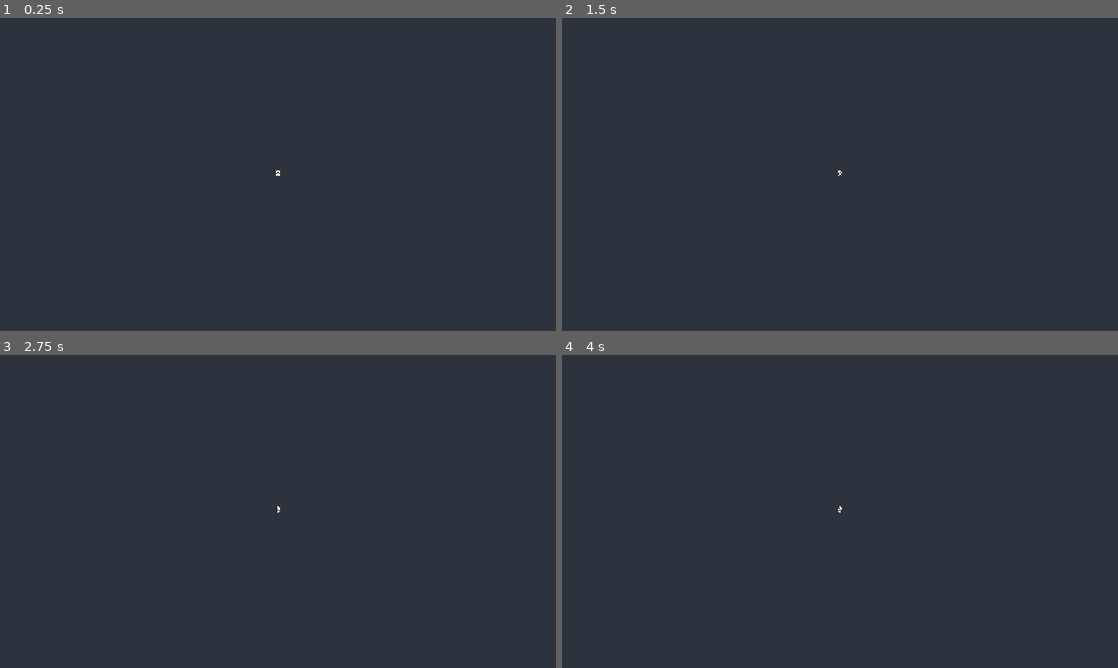
Above: before the commit, frames 1-4 (two rows, left to right).
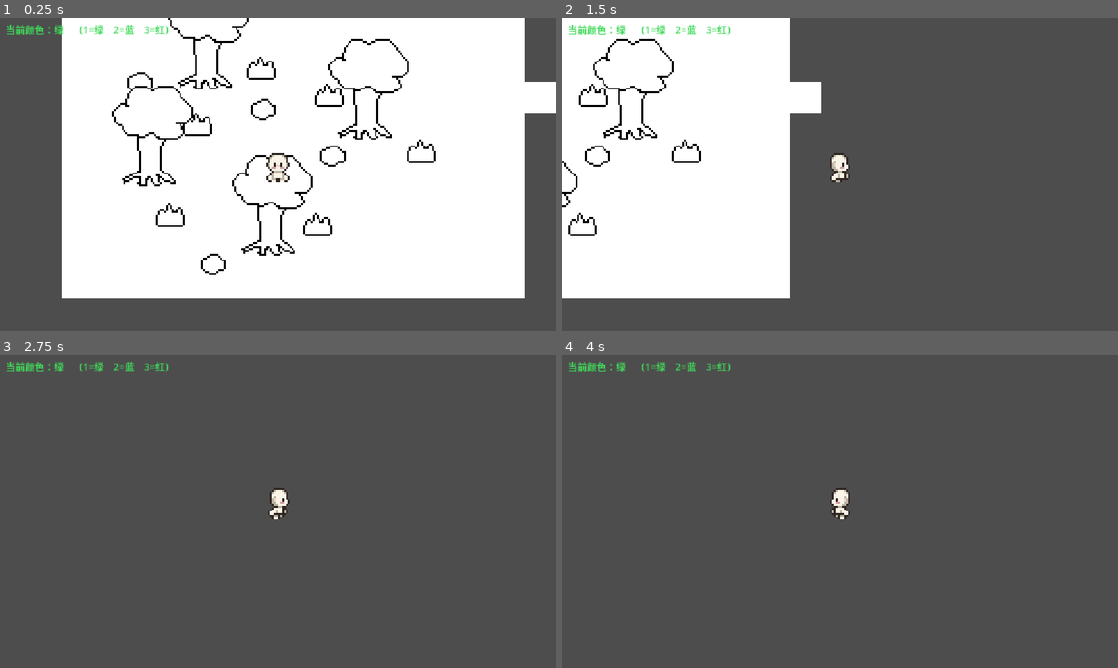
Above: after the commit, the same moments.

Repository: lanfeng455/Color1
Game: Godot game, scene res://main.tscn
Two runs of this game, one before a commit and one after it. Both use one fixed random seed, a clock stepped at 60 frames per second and the inputs below. Before the commit the project starts from res://scenes/main.tscn.
Inputs (mouse positions are in pixels of both pictures, inside the frame that each line leads up to):
- Up to frame 1 (0.25 s): no input
- Up to frame 2 (1.5 s): tap Enter at 0.5 s; move the mouse to (962, 158) at 0.52 s; hold D (move_right) 0.53-1.25 s; hold Shift (run) 0.53-1.25 s; click (962, 158) at 0.67 s; tap Space (jump) at 0.77, 1.07 s; tap 4 at 0.8 s; drag from (728, 190) to (812, 237) at 1.27 s
- Up to frame 3 (2.75 s): tap Space (jump) at 2 s; move the mouse to (333, 442) at 2.02 s; hold D (move_right) from 2.03 s (still down); hold Shift (run) from 2.03 s (still down); tap 5 at 2.1 s
- Up to frame 4 (4 s): release D (move_right) at 2.75 s; release Shift (run) at 2.75 s; drag from (812, 574) to (673, 464) at 2.77 s; move the mouse to (1006, 558) at 3.52 s; hold A (move_left) from 3.53 s (still down); tap R (rotate) at 3.6 s; tap Space (jump) at 3.77 s; tap 5 at 3.8 s

The runs differ from the first frame. In frame 1, 100% of the frame differs, in the area x 0-100%, y 0-100%; in frame 2, 100%; in frame 3, 100%; in frame 4, 100%.

Commit message:
搭建系统基础框架（Autoload + 颜色/谜题/存档接口）
- 新增 EventBus / GameState / ColorManager / SaveManager / SceneManager / AudioManager 6 个 Autoload
- 新增 Colorable 基类、Puzzle 基类、物理层常量
- SaveManager 实现 JSON 存档，GameState 支持 to_dict/from_dict
- 新增 docs/api.md 接口文档

Diff:
--- a/project.godot
+++ b/project.godot
@@ -11,13 +11,19 @@
 [application]
 
 config/name="Color"
-run/main_scene="res://scenes/main.tscn"
+run/main_scene="res://main.tscn"
 config/features=PackedStringArray("4.7", "Forward Plus")
 config/icon="res://icon.svg"
 
 [autoload]
 
 _mcp_game_helper="*res://addons/godot_ai/runtime/game_helper.gd"
+EventBus="*res://scripts/core/event_bus.gd"
+GameState="*res://scripts/core/game_state.gd"
+ColorManager="*res://scripts/color/color_manager.gd"
+SaveManager="*res://scripts/core/save_manager.gd"
+SceneManager="*res://scripts/world/scene_manager.gd"
+AudioManager="*res://scripts/core/audio_manager.gd"
 
 [display]
 
--- a/scenes/main.tscn
+++ /dev/null
@@ -1,12 +0,0 @@
-[gd_scene format=3 uid="uid://4apy030jeyiy"]
-
-[ext_resource type="PackedScene" path="res://scenes/player.tscn" id="1_player"]
-[ext_resource type="PackedScene" path="res://scenes/world.tscn" id="2_world"]
-
-[node name="Main" type="Node2D" unique_id=952627563]
-
-[node name="World" parent="." unique_id=1165534503 instance=ExtResource("2_world")]
-
-[node name="Player" parent="." unique_id=273397812 instance=ExtResource("1_player")]
-
-[node name="Camera" type="Camera2D" parent="Player" unique_id=2124776809]
--- a/scenes/world.tscn
+++ /dev/null
@@ -1,7 +0,0 @@
-[gd_scene load_steps=1 format=3]
-
-[node name="World" type="Node2D"]
-
-[node name="Ground" type="Polygon2D" parent="."]
-polygon = PackedVector2Array(-2000, -2000, 2000, -2000, 2000, 2000, -2000, 2000)
-color = Color(0.18, 0.2, 0.24, 1)
--- /dev/null
+++ b/scripts/color/color_manager.gd
@@ -0,0 +1,64 @@
+extends Node
+## 颜色系统：调色板 + 颜色语义表 + 当前选中色。
+
+const RED := Color(0.85, 0.28, 0.28)
+const BLUE := Color(0.30, 0.55, 1.00)
+const GREEN := Color(0.25, 0.85, 0.35)
+const BLACK := Color(0.10, 0.10, 0.13)
+const WHITE := Color(1.00, 1.00, 1.00)
+
+## 颜色 -> 语义（策划的核心规则表）
+const SEMANTICS := {
+	"red": "strength",
+	"blue": "stability",
+	"green": "grow",
+	"black": "hide",
+	"white": "reset",
+}
+
+## 调色板（顺序对应选色键 1~5）
+const PALETTE := [
+	{"name": "red", "color": RED},
+	{"name": "blue", "color": BLUE},
+	{"name": "green", "color": GREEN},
+	{"name": "black", "color": BLACK},
+	{"name": "white", "color": WHITE},
+]
+
+var current_color: Color = RED
+var current_color_name: String = "red"
+
+signal color_selected(color: Color, color_name: String)
+
+
+func select_color(color: Color, color_name: String) -> void:
+	current_color = color
+	current_color_name = color_name
+	color_selected.emit(color, color_name)
+	EventBus.emit("color_selected", {"color": color, "color_name": color_name})
+
+
+func select_color_by_index(index: int) -> void:
+	if index < 0 or index >= PALETTE.size():
+		return
+	var entry: Dictionary = PALETTE[index]
+	select_color(entry["color"], entry["name"])
+
+
+func get_semantic(color_name: String) -> String:
+	return str(SEMANTICS.get(color_name, ""))
+
+
+func _unhandled_input(event: InputEvent) -> void:
+	if event is InputEventKey and event.pressed and not event.echo:
+		match event.keycode:
+			KEY_1:
+				select_color_by_index(0)
+			KEY_2:
+				select_color_by_index(1)
+			KEY_3:
+				select_color_by_index(2)
+			KEY_4:
+				select_color_by_index(3)
+			KEY_5:
+				select_color_by_index(4)
--- /dev/null
+++ b/scripts/color/colorable.gd
@@ -0,0 +1,32 @@
+class_name Colorable
+extends Node2D
+## 可上色实体基类。可以继承，也可以作为子节点组件使用。
+
+signal color_applied(color: Color)
+
+@export var supported_colors: Array[String] = ["red", "blue", "green", "black", "white"]
+
+var current_color: Color = Color.WHITE
+
+
+func apply_color(color: Color, color_name: String = "") -> bool:
+	if color_name != "" and color_name not in supported_colors:
+		return false
+	current_color = color
+	_on_color_applied(color, color_name)
+	color_applied.emit(color)
+	EventBus.emit("color_applied", {"target": self, "color": color, "color_name": color_name})
+	return true
+
+
+func reset_color() -> void:
+	current_color = Color.WHITE
+	_on_reset()
+
+
+func _on_color_applied(_color: Color, _color_name: String = "") -> void:
+	pass
+
+
+func _on_reset() -> void:
+	pass
--- /dev/null
+++ b/scripts/core/audio_manager.gd
@@ -0,0 +1,10 @@
+extends Node
+## 音频管理：BGM 与音效。先占位。
+
+
+func play_bgm(stream) -> void:
+	pass
+
+
+func play_sfx(stream) -> void:
+	pass
--- /dev/null
+++ b/scripts/core/collision_layers.gd
@@ -0,0 +1,7 @@
+class_name CollisionLayers
+## 物理层常量：全项目统一引用，不要写死数字。
+
+const PLAYER := 1
+const WORLD := 2
+const PUSHABLE := 4
+const TRIGGER := 8
--- /dev/null
+++ b/scripts/core/event_bus.gd
@@ -0,0 +1,34 @@
+extends Node
+## 事件总线：模块间通信的唯一桥梁。
+## 用法：
+##   EventBus.subscribe("color_applied", _on_color_applied)
+##   EventBus.emit("color_applied", {"color": Color.RED})
+## 约定：回调函数接收 1 个参数（payload，可为 null）。
+
+var _subscribers: Dictionary = {}
+
+
+func subscribe(event_name: String, callback: Callable) -> void:
+	if not _subscribers.has(event_name):
+		_subscribers[event_name] = []
+	var list: Array = _subscribers[event_name]
+	if callback not in list:
+		list.append(callback)
+
+
+func unsubscribe(event_name: String, callback: Callable) -> void:
+	if _subscribers.has(event_name):
+		var list: Array = _subscribers[event_name]
+		list.erase(callback)
+
+
+func emit(event_name: String, payload = null) -> void:
+	if not _subscribers.has(event_name):
+		return
+	var list: Array = _subscribers[event_name]
+	for cb in list.duplicate():
+		var callable: Callable = cb
+		if callable.get_argument_count() == 0:
+			callable.call()
+		else:
+			callable.call(payload)
--- /dev/null
+++ b/scripts/core/game_state.gd
@@ -0,0 +1,44 @@
+extends Node
+## 运行时全局状态：当前关卡、进度、已解锁能力。
+
+signal state_changed(key: String, value)
+
+var current_room_id: String = ""
+var unlocked_colors: Array[String] = ["red"]
+var week_count: int = 1
+var flags: Dictionary = {}
+
+
+func set_flag(key: String, value) -> void:
+	flags[key] = value
+	state_changed.emit(key, value)
+	EventBus.emit("game_state_changed", {"key": key, "value": value})
+
+
+func get_flag(key: String, default = null):
+	return flags.get(key, default)
+
+
+## 把运行时状态打包成可存档的字典。
+func to_dict() -> Dictionary:
+	return {
+		"current_room_id": current_room_id,
+		"unlocked_colors": unlocked_colors,
+		"week_count": week_count,
+		"flags": flags,
+	}
+
+
+## 从存档字典还原运行时状态。
+func from_dict(data: Dictionary) -> void:
+	current_room_id = str(data.get("current_room_id", ""))
+	week_count = int(data.get("week_count", 1))
+	flags = data.get("flags", {}) as Dictionary
+
+	unlocked_colors.clear()
+	var loaded_colors = data.get("unlocked_colors", ["red"])
+	if loaded_colors is Array:
+		for c in loaded_colors:
+			unlocked_colors.append(str(c))
+	if unlocked_colors.is_empty():
+		unlocked_colors.append("red")
--- /dev/null
+++ b/scripts/core/save_manager.gd
@@ -0,0 +1,25 @@
+extends Node
+## 存档：所有本地读写的唯一入口。只存纯数据（字典），不存节点/场景。
+
+const SAVE_PATH := "user://save.json"
+
+
+func save(data: Dictionary) -> bool:
+	var f := FileAccess.open(SAVE_PATH, FileAccess.WRITE)
+	if f == null:
+		return false
+	f.store_string(JSON.stringify(data, "\t"))
+	f.close()
+	return true
+
+
+func load() -> Dictionary:
+	if not FileAccess.file_exists(SAVE_PATH):
+		return {}
+	var f := FileAccess.open(SAVE_PATH, FileAccess.READ)
+	if f == null:
+		return {}
+	var text := f.get_as_text()
+	f.close()
+	var data = JSON.parse_string(text)
+	return data if data is Dictionary else {}
--- /dev/null
+++ b/scripts/puzzle/puzzle.gd
@@ -0,0 +1,33 @@
+class_name Puzzle
+extends Node
+## 谜题基类：关卡程序继承它写具体谜题。
+
+enum State { INACTIVE, ACTIVE, SOLVED }
+
+signal solved(puzzle_id: String)
+
+@export var puzzle_id: String = "puzzle"
+
+var state: int = State.INACTIVE
+
+
+func activate() -> void:
+	if state == State.INACTIVE:
+		state = State.ACTIVE
+		_on_activate()
+
+
+func mark_solved() -> void:
+	if state == State.SOLVED:
+		return
+	state = State.SOLVED
+	solved.emit(puzzle_id)
+	EventBus.emit("puzzle_solved", {"puzzle_id": puzzle_id})
+
+
+func is_solved() -> bool:
+	return state == State.SOLVED
+
+
+func _on_activate() -> void:
+	pass
--- /dev/null
+++ b/scripts/world/scene_manager.gd
@@ -0,0 +1,14 @@
+extends Node
+## 场景/房间管理：加载、切换、重载。先提供接口。
+
+var current_room_id: String = ""
+
+
+func change_room(room_scene: PackedScene) -> void:
+	# TODO 实现：释放当前房间，实例化新房间
+	pass
+
+
+func reload_current_room() -> void:
+	# TODO 实现
+	pass
Not shown, added: scripts/color/color_manager.gd.uid
Not shown, added: scripts/color/colorable.gd.uid
Not shown, added: scripts/core/audio_manager.gd.uid
Not shown, added: scripts/core/collision_layers.gd.uid
Not shown, added: scripts/core/event_bus.gd.uid
Not shown, added: scripts/core/game_state.gd.uid
Not shown, added: scripts/core/save_manager.gd.uid
Not shown, added: scripts/puzzle/puzzle.gd.uid
Not shown, added: scripts/world/scene_manager.gd.uid
Not shown, added: docs/api.md
